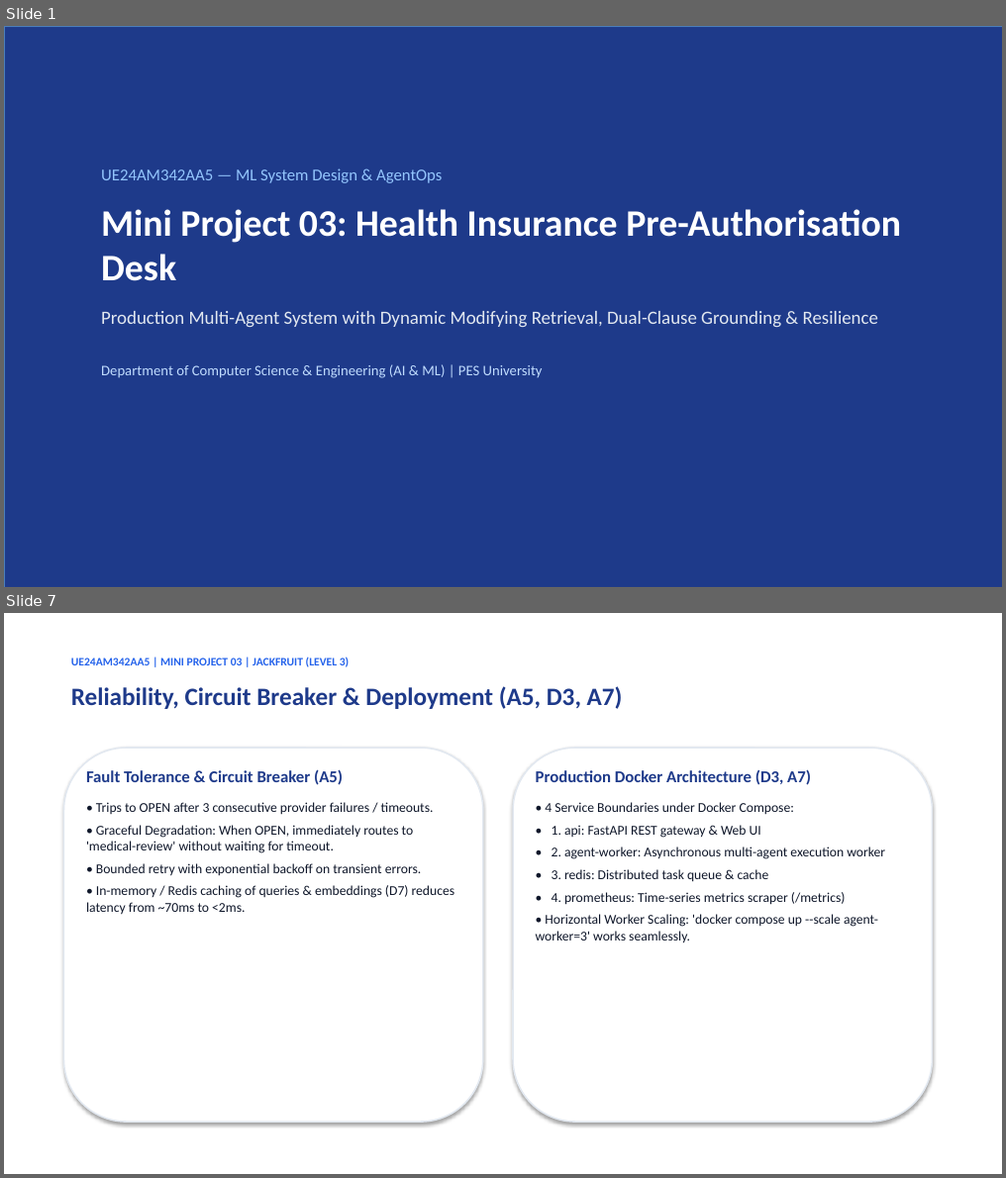
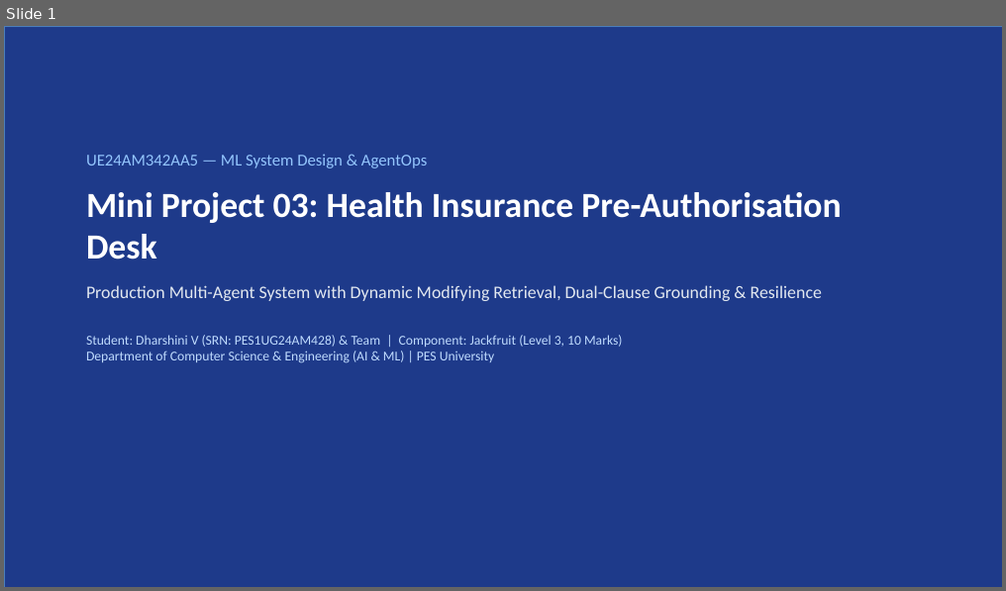
Before and after one commit to DharshiniPES/health-insurance-preauth-desk, a slide deck: PreAuthorisation_Desk_Presentation.pptx. Shown one above the other, each under a label of ours: slides 1 and 7 before the commit, slide 1 after it; the slides between them are not shown. The pictures are 1006x1178 and 1006x591 pixels, drawn with LibreOffice and Linux fonts; fonts in the diff are those of the drawing. Boxes give left, top, right and bottom in pixels: in the first picture for what was removed or moved away, otherwise in the second. Text is boxed around its words. In the diff, an @@ line names an element or a change of style, - is before the commit and + after.

```diff
--- a/PreAuthorisation_Desk_Presentation.pptx
+++ b/PreAuthorisation_Desk_Presentation.pptx
@@ slide 7 removed at box(4, 613, 1002, 1174), background #FFFFFF @@
@@ text removed at box(71, 657, 349, 667) @@
-UE24AM342AA5 | MINI PROJECT 03 | JACKFRUIT (LEVEL 3)
@@ text removed at box(71, 686, 623, 709) @@
-Reliability, Circuit Breaker & Deployment (A5, D3, A7)
@@ rounded rectangle removed at box(63, 748, 483, 1122) @@
@@ rounded rectangle removed at box(513, 748, 933, 1122) @@
@@ text removed at box(86, 769, 455, 915) @@
-Fault Tolerance & Circuit Breaker (A5)
-• Trips to OPEN after 3 consecutive provider failures / timeouts.
-• Graceful Degradation: When OPEN, immediately routes to 'medical-review' without waiting for timeout.
-• Bounded retry with exponential backoff on transient errors.
-• In-memory / Redis caching of queries & embeddings (D7) reduces latency from ~70ms to <2ms.
@@ text removed at box(536, 769, 885, 943) @@
-Production Docker Architecture (D3, A7)
-• 4 Service Boundaries under Docker Compose:
-• 1. api: FastAPI REST gateway & Web UI
-• 2. agent-worker: Asynchronous multi-agent execution worker
-• 3. redis: Distributed task queue & cache
-• 4. prometheus: Time-series metrics scraper (/metrics)
-• Horizontal Worker Scaling: 'docker compose up --scale agent-worker=3' works seamlessly.
@@ slide 1 changed as well @@
@@ text "UE24AM342AA5 — ML System Design ...": place and size @@
-text "UE24AM342AA5 — ML System Design ..." at box(101, 169, 901, 378)
+text "UE24AM342AA5 — ML System Design ..." at box(86, 154, 841, 364)
@@ text at box(86, 154, 841, 301): size 36 to 34 pt in "Mini Project 03: Health Insurance Pre-Authorisation Desk"; size 18 to 17 pt in "Production Multi-Agent System with Dynamic Modifying Retriev ..."; less space between paragraphs @@
@@ text at box(86, 335, 622, 364): text changed; size 14 to 13 pt @@
-Department of Computer Science & Engineering (AI & ML) | PES University
+Student: Dharshini V (SRN: PES1UG24AM428) & Team | Component: Jackfruit (Level 3, 10 Marks)
+Department of Computer Science & Engineering (AI & ML) | PES University
```
Also in this commit, not shown: 4 other slides changed, 7 slides added, 4 other slides removed, 5 other files.
